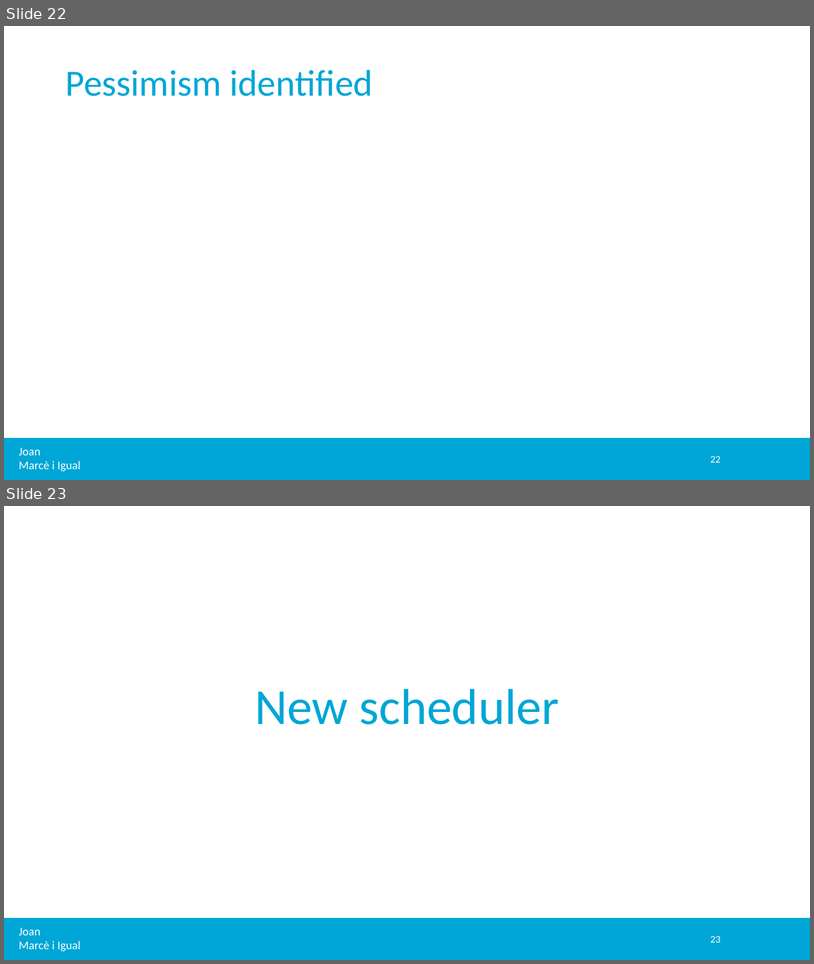
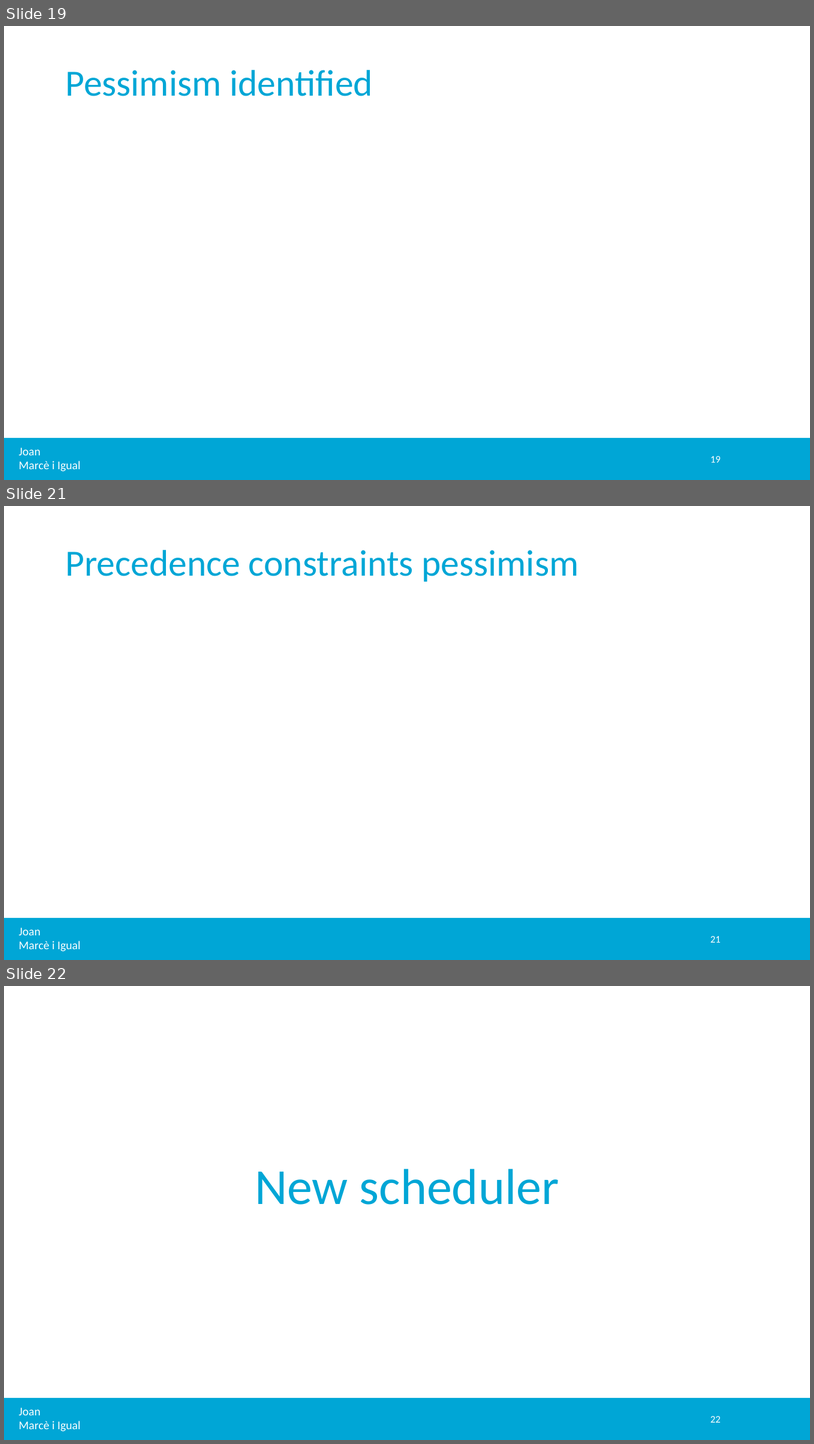
Before and after one commit to jmigual/APATeoria, a slide deck: Notes/TFM_presentations/midterm/midterm.pptx. Shown one above the other, each under a label of ours: slides 22 and 23 before the commit, slides 19, 21 and 22 after it; the slides between them are not shown. The pictures are 814x964 and 814x1444 pixels, drawn with LibreOffice and Linux fonts; fonts in the diff are those of the drawing; background and template pictures are left out. Boxes give left, top, right and bottom in pixels: in the first picture for what was removed or moved away, otherwise in the second. Text is boxed around its words. In the diff, an @@ line names an element or a change of style, - is before the commit and + after.

```diff
--- a/Notes/TFM_presentations/midterm/midterm.pptx
+++ b/Notes/TFM_presentations/midterm/midterm.pptx
@@ slide 21 added at box(4, 506, 810, 960), background #FFFFFF; not listed: 2 template elements that a slide beside it also shows @@
@@ title added at box(65, 550, 579, 582), 44 pt, text #00A6D6 @@
+Precedence constraints pessimism
@@ page number added at box(711, 936, 721, 942), 12 pt, text #FFFFFF @@
+21
@@ what was slide 22 is now slide 19 @@
@@ page number at box(711, 456, 721, 462): text changed @@
-22
+19
@@ what was slide 23 is now slide 22 @@
@@ page number at box(711, 1416, 721, 1422): text changed @@
-23
+22
```
Also in this commit, not shown: 4 slides changed, 2 other slides added, 5 slides removed, 3 other files.
